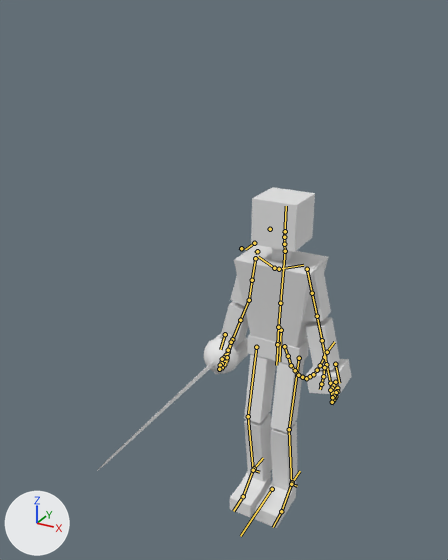
What one commit did to the Blender file Blender/PlayerRig01.blend.
Rendered twice from a camera (50 mm lens) standing at (1.12, -2.63, 2.58) and looking at (-0.21, -0.21, 1.37). The lights are fixed; the arrows at lower left show +X, +Y and +Z. The bones that bend it are drawn over the model as lines.

In view in the first picture: 'Rapier01_Cube', 'TheChosenOne'.
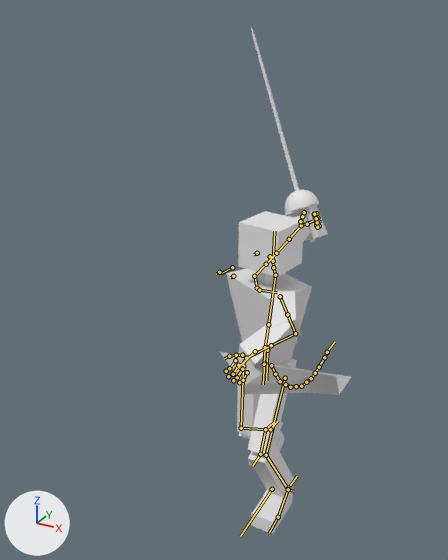
The newer file adds an action. The first version stands in its rest pose; the second is drawn at frame 87 of the action 'Combat_FerventAnger'.

What changed in the scene script:
```text
Change bone_hip_root:
    where bone_hip_root = bpy.data.objects['Armature'].pose.bones['Hip_root']  # child of 'root'
    bone_hip_root.location: (0.0, 0.0, 0.0) -> (-0.058, 0.119, -0.035)
Change bone_spine_001:
    where bone_spine_001 = bpy.data.objects['Armature'].pose.bones['spine.001']  # child of 'Hip_root'
    bone_spine_001.rotation_quaternion: (1.0, 0.0, 0.0, 0.0) -> (0.947, 0.0, -0.319, -0.017)  # degrees (0, 0, 0) -> degrees (1, -37, -2)
Change bone_head:
    where bone_head = bpy.data.objects['Armature'].pose.bones['Head']  # child of 'Neck.002'
    bone_head.rotation_quaternion: (1.0, 0.0, 0.0, 0.0) -> (0.969, 0.0, 0.248, 0.007)  # degrees (0, 0, 0) -> degrees (0, 29, 1)
Change bone_humerus_r:
    where bone_humerus_r = bpy.data.objects['Armature'].pose.bones['Humerus.R']  # child of 'Clavicle.R'
    bone_humerus_r.rotation_quaternion: (1.0, 0.0, 0.0, 0.0) -> (-0.067, -0.458, 0.741, 0.499)  # degrees (0, 0, 0) -> degrees (-58, 159, 52)
Change bone_humerus_r_001:
    where bone_humerus_r_001 = bpy.data.objects['Armature'].pose.bones['Humerus.R.001']  # child of 'Humerus.R'
    bone_humerus_r_001.rotation_quaternion: (1.0, 0.0, 0.0, 0.0) -> (0.894, 0.0, -0.365, 0.0)  # degrees (0, 0, 0) -> degrees (0, -44, 0)
Change bone_ulna_r_001:
    where bone_ulna_r_001 = bpy.data.objects['Armature'].pose.bones['Ulna.R.001']  # child of 'Ulna.R'
    bone_ulna_r_001.rotation_quaternion: (1.0, 0.0, 0.0, 0.0) -> (0.868, 0.0, -0.326, 0.0)  # degrees (0, 0, 0) -> degrees (0, -41, 0)
Change bone_hand_r:
    where bone_hand_r = bpy.data.objects['Armature'].pose.bones['Hand.R']  # child of 'Ulna.R.001'
    bone_hand_r.rotation_quaternion: (1.0, 0.0, 0.0, 0.0) -> (0.989, -0.029, 0.057, -0.13)  # degrees (0, 0, 0) -> degrees (-4, 6, -15)
Change bone_hand_grip_r:
    where bone_hand_grip_r = bpy.data.objects['Armature'].pose.bones['Hand_Grip.R']  # child of 'Hand.R'
    bone_hand_grip_r.rotation_quaternion: (1.0, 0.0, 0.0, 0.0) -> (0.831, 0.0, 0.0, -0.185)  # degrees (0, 0, 0) -> degrees (0, 0, -25)
Change bone_humerus_l:
    where bone_humerus_l = bpy.data.objects['Armature'].pose.bones['Humerus.L']  # child of 'Clavicle.L'
    bone_humerus_l.rotation_quaternion: (1.0, 0.0, 0.0, 0.0) -> (0.805, -0.258, -0.198, -0.496)  # degrees (0, 0, 0) -> degrees (-16, -35, -58)
Change bone_humerus_l_001:
    where bone_humerus_l_001 = bpy.data.objects['Armature'].pose.bones['Humerus.L.001']  # child of 'Humerus.L'
    bone_humerus_l_001.rotation_quaternion: (1.0, 0.0, 0.0, 0.0) -> (0.774, 0.0, 0.409, 0.0)  # degrees (0, 0, 0) -> degrees (0, 56, 0)
Change bone_ulna_l:
    where bone_ulna_l = bpy.data.objects['Armature'].pose.bones['Ulna.L']  # child of 'Humerus.L.001'
    bone_ulna_l.rotation_quaternion: (1.0, 0.0, 0.0, 0.0) -> (0.648, -0.336, 0.0, 0.0)  # degrees (0, 0, 0) -> degrees (-55, 0, 0)
Change bone_ulna_l_001:
    where bone_ulna_l_001 = bpy.data.objects['Armature'].pose.bones['Ulna.L.001']  # child of 'Ulna.L'
    bone_ulna_l_001.rotation_quaternion: (1.0, 0.0, 0.0, 0.0) -> (0.788, 0.0, -0.436, 0.0)  # degrees (0, 0, 0) -> degrees (0, -58, 0)
Change bone_hand_l:
    where bone_hand_l = bpy.data.objects['Armature'].pose.bones['Hand.L']  # child of 'Ulna.L.001'
    bone_hand_l.rotation_quaternion: (1.0, 0.0, 0.0, 0.0) -> (0.862, -0.417, 0.0, -0.065)  # degrees (0, 0, 0) -> degrees (-51, -3, -7)
Change bone_foot_control_r:
    where bone_foot_control_r = bpy.data.objects['Armature'].pose.bones['Foot_Control.R']  # child of 'root'
    bone_foot_control_r.location: (0.0, 0.0, 0.0) -> (0.072, 0.384, -0.029)
Change bone_tarsals_r:
    where bone_tarsals_r = bpy.data.objects['Armature'].pose.bones['Tarsals.R']  # child of 'Foot_Control.R'
    bone_tarsals_r.rotation_quaternion: (1.0, 0.0, 0.0, 0.0) -> (0.965, 0.264, 0.0, 0.0)  # degrees (0, 0, 0) -> degrees (31, 0, 0)
Change bone_foot_control_l:
    where bone_foot_control_l = bpy.data.objects['Armature'].pose.bones['Foot_Control.L']  # child of 'root'
    bone_foot_control_l.location: (0.0, 0.0, 0.0) -> (0.0, -0.049, -0.004)
```

Pixel boxes [x1, y1, x2, y2] of what changed, in the pictures (448 x 560 px):
'TheChosenOne', posed
    before: [216, 187, 352, 528]
    after: [220, 204, 351, 534]
'Rapier01_Cube', posed (51% narrower, 56% taller)
    before: [97, 333, 238, 471]
    after: [251, 27, 319, 243]
bone 'Hip_root', root to tip
    before: (281, 330) to (279, 361)
    after: (267, 350) to (266, 380)
bone 'spine.001', root to tip
    before: (277, 344) to (278, 327)
    after: (264, 364) to (265, 347)
bone 'Head', root to tip
    before: (284, 237) to (286, 206)
    after: (273, 261) to (274, 231)
bone 'Humerus.R', root to tip
    before: (255, 258) to (252, 280)
    after: (254, 276) to (266, 264)
bone 'Humerus.R.001', root to tip
    before: (252, 280) to (249, 300)
    after: (266, 264) to (276, 253)
bone 'Ulna.R.001', root to tip
    before: (240, 320) to (232, 339)
    after: (289, 239) to (301, 225)
bone 'Hand.R', root to tip
    before: (232, 339) to (227, 354)
    after: (301, 225) to (312, 221)
bone 'Hand_Grip.R', root to tip
    before: (225, 334) to (220, 349)
    after: (307, 224) to (311, 221)
bone 'Humerus.L', root to tip
    before: (307, 269) to (312, 293)
    after: (280, 296) to (287, 314)
bone 'Humerus.L.001', root to tip
    before: (312, 293) to (317, 316)
    after: (287, 314) to (295, 333)
bone 'Ulna.L', root to tip
    before: (317, 316) to (322, 340)
    after: (295, 333) to (271, 345)
bone 'Ulna.L.001', root to tip
    before: (322, 340) to (326, 364)
    after: (271, 345) to (246, 358)
bone 'Hand.L', root to tip
    before: (326, 364) to (330, 383)
    after: (246, 358) to (240, 367)
bone 'Foot_Control.R', root to tip
    before: (254, 468) to (263, 458)
    after: (270, 429) to (278, 420)
bone 'Tarsals.R', root to tip
    before: (243, 496) to (253, 470)
    after: (260, 454) to (265, 429)
bone 'Foot_Control.L', root to tip
    before: (292, 482) to (300, 471)
    after: (288, 488) to (297, 476)
